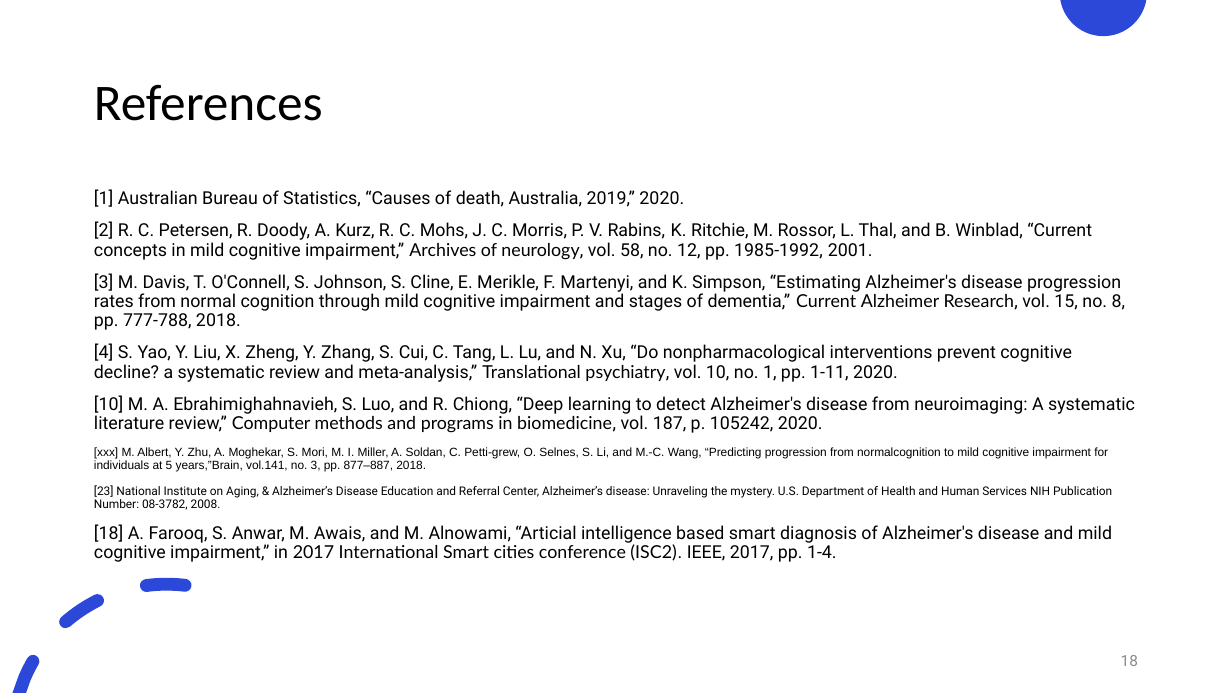
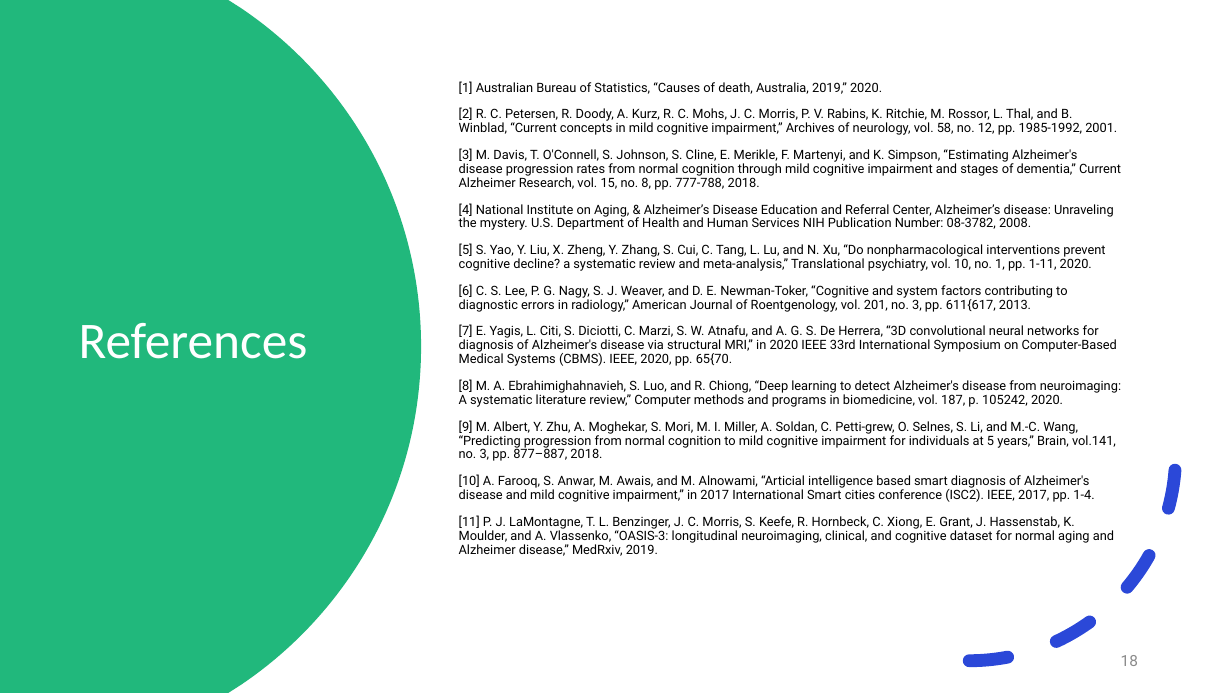
Before and after one commit to justin-bardwell/JB_AD, a slide deck: slide 18 of 21961992_Seminar.pptx. Drawn at 1232x693 pixels with LibreOffice and Linux fonts; fonts in the diff are those of the drawing. Boxes give left, top, right and bottom in pixels: in the first picture for what was removed or moved away, otherwise in the second. Text is boxed around its words. In the diff, an @@ line names an element or a change of style, - is before the commit and + after.

```diff
--- a/21961992_Seminar.pptx
+++ b/21961992_Seminar.pptx
@@ rectangle added at [0, 0, 1232, 693], fill #FFFFFF @@
@@ freeform shape added at [0, 0, 421, 693], fill #21B87C @@
@@ text "[1] Australian Bureau of Statistics, ...": place and size @@
-text "[1] Australian Bureau of Statistics, ..." at [94, 189, 1135, 562]
+text "[1] Australian Bureau of Statistics, ..." at [459, 81, 1121, 556]
@@ text "[1] Australian Bureau of Statistics, ..." at [459, 81, 1121, 556]: vertical alignment top to middle @@
@@ text at [459, 81, 1121, 190]: size 13.9 to 10 pt in "[1] Australian Bureau of Statistics, “Causes of ...", "[2] R. C. Petersen, R. Doody, A. ...", "[3] M. Davis, T. O'Connell, S. Johnson, ..."; font Lato to Roboto in "Archives of neurology,", "Current Alzheimer Research," @@
@@ title "References": place and size @@
-title "References" at [94, 85, 323, 121]
+title "References" at [79, 323, 308, 359]
@@ title "References" at [79, 323, 308, 359]: text colour #000000 to #FFFFFF @@
@@ text at [459, 203, 1121, 556]: text changed; size 13.9 to 10 pt @@
-[4] S. Yao, Y. Liu, X. Zheng, Y. Zhang, S. Cui, C. Tang, L. Lu, and N. Xu, “Do nonpharmacological interventions prevent cognitive decline? a systematic review and meta-analysis,” Translational psychiatry, vol. 10, no. 1, pp. 1-11, 2020.
-[10] M. A. Ebrahimighahnavieh, S. Luo, and R. Chiong, “Deep learning to detect Alzheimer's disease from neuroimaging: A systematic literature review,” Computer methods and programs in biomedicine, vol. 187, p. 105242, 2020.
-[xxx] M. Albert, Y. Zhu, A. Moghekar, S. Mori, M. I. Miller, A. Soldan, C. Petti-grew, O. Selnes, S. Li, and M.-C. Wang, “Predicting progression from normalcognition to mild cognitive impairment for individuals at 5 years,”Brain, vol.141, no. 3, pp. 877–887, 2018.
-[23] National Institute on Aging, & Alzheimer’s Disease Education and Referral Center, Alzheimer’s disease: Unraveling the mystery. U.S. Department of Health and Human Services NIH Publication Number: 08-3782, 2008.
-[18] A. Farooq, S. Anwar, M. Awais, and M. Alnowami, “Articial intelligence based smart diagnosis of Alzheimer's disease and mild cognitive impairment,” in 2017 International Smart cities conference (ISC2). IEEE, 2017, pp. 1-4.
+[4] National Institute on Aging, & Alzheimer’s Disease Education and Referral Center, Alzheimer’s disease: Unraveling the mystery. U.S. Department of Health and Human Services NIH Publication Number: 08-3782, 2008.
+[5] S. Yao, Y. Liu, X. Zheng, Y. Zhang, S. Cui, C. Tang, L. Lu, and N. Xu, “Do nonpharmacological interventions prevent cognitive decline? a systematic review and meta-analysis,” Translational psychiatry, vol. 10, no. 1, pp. 1-11, 2020.
+[6] C. S. Lee, P. G. Nagy, S. J. Weaver, and D. E. Newman-Toker, “Cognitive and system factors contributing to diagnostic errors in radiology,” American Journal of Roentgenology, vol. 201, no. 3, pp. 611{617, 2013.
+[7] E. Yagis, L. Citi, S. Diciotti, C. Marzi, S. W. Atnafu, and A. G. S. De Herrera, “3D convolutional neural networks for diagnosis of Alzheimer's disease via structural MRI,” in 2020 IEEE 33rd International Symposium on Computer-Based Medical Systems (CBMS). IEEE, 2020, pp. 65{70.
+[8] M. A. Ebrahimighahnavieh, S. Luo, and R. Chiong, “Deep learning to detect Alzheimer's disease from neuroimaging: A systematic literature review,” Computer methods and programs in biomedicine, vol. 187, p. 105242, 2020.
+[9] M. Albert, Y. Zhu, A. Moghekar, S. Mori, M. I. Miller, A. Soldan, C. Petti-grew, O. Selnes, S. Li, and M.-C. Wang, “Predicting progression from normal cognition to mild cognitive impairment for individuals at 5 years,” Brain, vol.141, no. 3, pp. 877–887, 2018.
+[10] A. Farooq, S. Anwar, M. Awais, and M. Alnowami, “Articial intelligence based smart diagnosis of Alzheimer's disease and mild cognitive impairment,” in 2017 International Smart cities conference (ISC2). IEEE, 2017, pp. 1-4.
+[11] P. J. LaMontagne, T. L. Benzinger, J. C. Morris, S. Keefe, R. Hornbeck, C. Xiong, E. Grant, J. Hassenstab, K. Moulder, and A. Vlassenko, “OASIS-3: longitudinal neuroimaging, clinical, and cognitive dataset for normal aging and Alzheimer disease,” MedRxiv, 2019.
@@ arc (boxed as its full ellipse) added at [763, 249, 1177, 662], outline #2B48D8 10 pt dashed @@
@@ page number at [1121, 655, 1138, 666]: more space between paragraphs @@
```
Also in this commit, not shown: 11 other slides changed, 36 other files.
